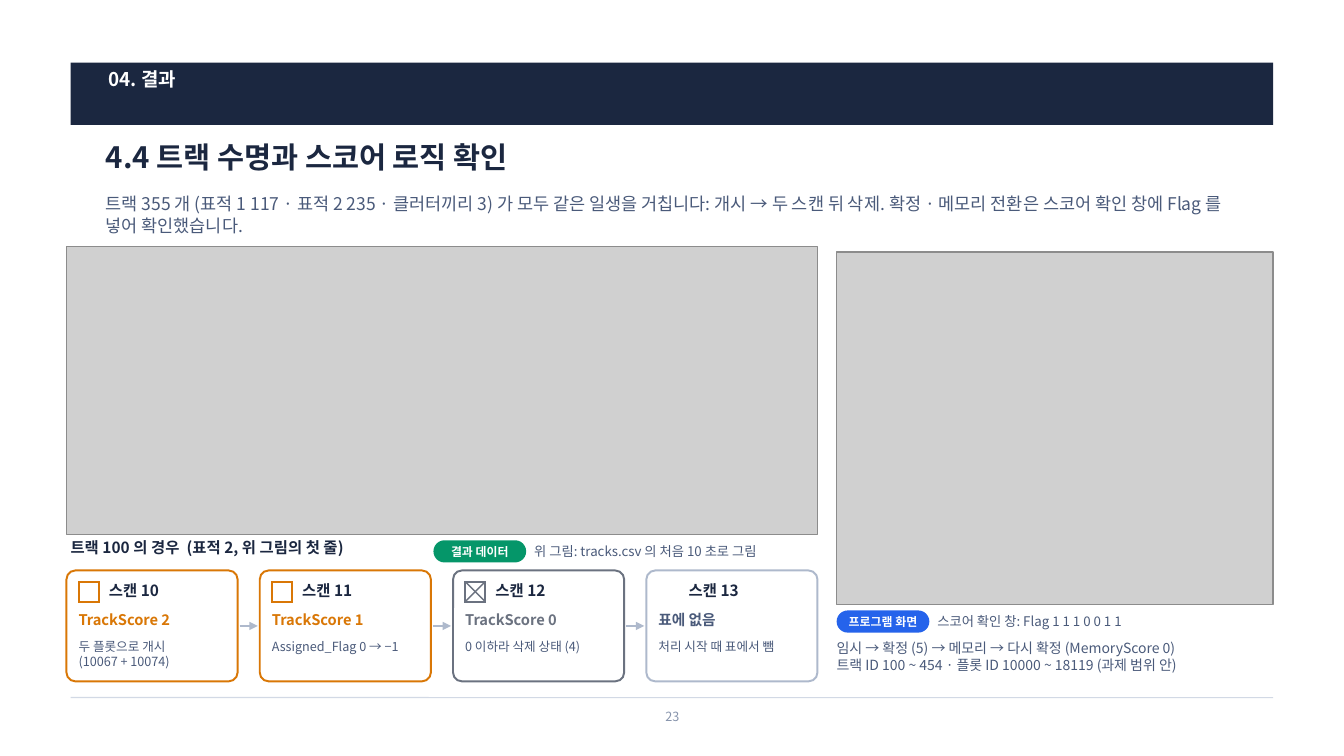
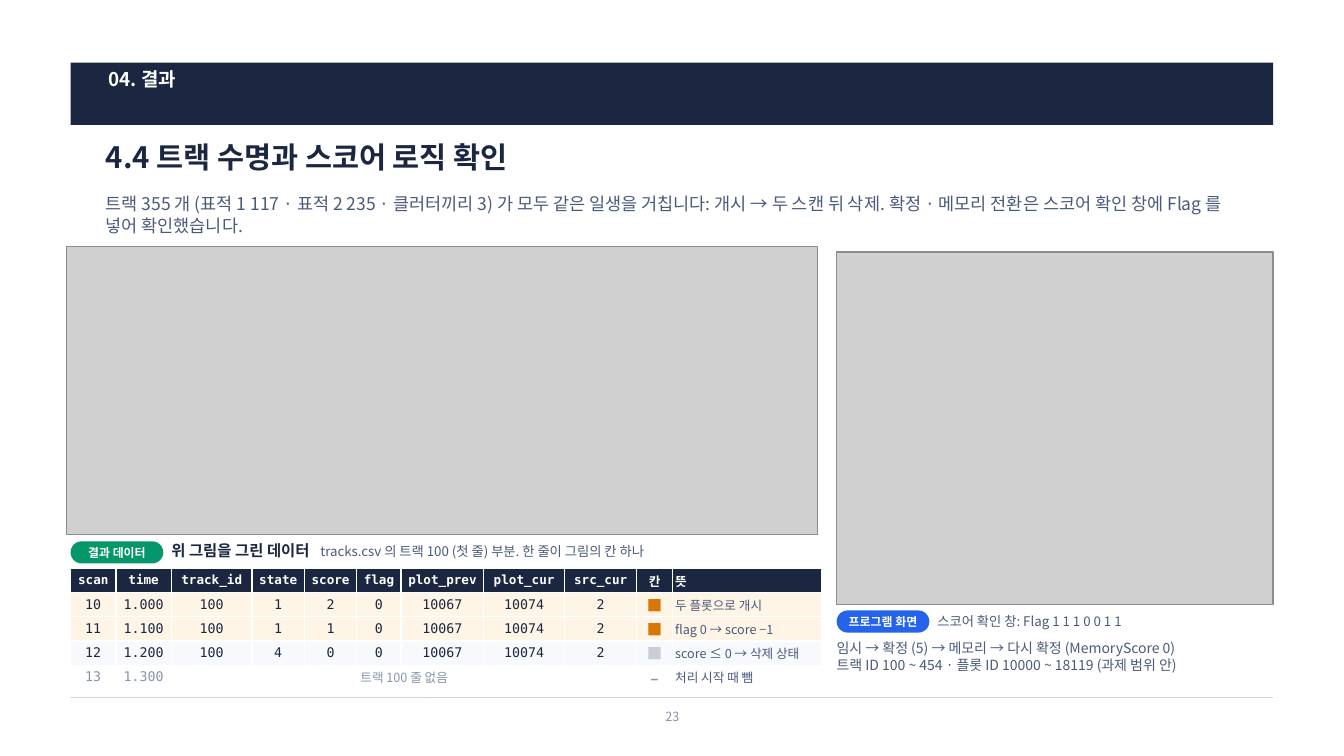
Before and after one commit to harley-hwan/radar-sw-study, a slide deck: slide 23 of Claude outputs/Chapter5_TrackInitMgmt.pptx. Drawn at 1344x756 pixels with LibreOffice and Linux fonts; fonts in the diff are those of the drawing; grey boxes stand for pictures. Boxes give left, top, right and bottom in pixels: in the first picture for what was removed or moved away, otherwise in the second. Text is boxed around its words. In the diff, an @@ line names an element or a change of style, - is before the commit and + after.

```diff
--- a/Claude outputs/Chapter5_TrackInitMgmt.pptx
+++ b/Claude outputs/Chapter5_TrackInitMgmt.pptx
@@ text "위 그림을 그린 데이터 tracks.csv ..." at box(171, 543, 644, 559): vertical alignment top to middle @@
@@ rounded rectangle "결과 데이터": place and size @@
-rounded rectangle "결과 데이터" at box(434, 540, 526, 563)
+rounded rectangle "결과 데이터" at box(71, 541, 163, 564)
@@ table added at box(71, 569, 822, 690), 5 rows, 11 columns @@
+scan | time | track_id | state | score | flag | plot_prev | plot_cur | src_cur | 칸 | 뜻
+10 | 1.000 | 100 | 1 | 2 | 0 | 10067 | 10074 | 2 | ■ | 두 플롯으로 개시
+11 | 1.100 | 100 | 1 | 1 | 0 | 10067 | 10074 | 2 | ■ | flag 0 → score −1
+12 | 1.200 | 100 | 4 | 0 | 0 | 10067 | 10074 | 2 | ■ | score ≤ 0 → 삭제 상태
+13 | 1.300 | 트랙 100 줄 없음 |  |  |  |  |  |  | – | 처리 시작 때 뺌
@@ text at box(171, 543, 644, 559): text changed; size 11 to 9.5 pt; text colour #1B2740 to #4A5A7A; bold off @@
-트랙 100 의 경우 (표적 2, 위 그림의 첫 줄)
+위 그림을 그린 데이터 tracks.csv 의 트랙 100 (첫 줄) 부분. 한 줄이 그림의 칸 하나
@@ text removed at box(534, 545, 756, 557) @@
-위 그림: tracks.csv 의 처음 10 초로 그림
@@ rounded rectangle removed at box(67, 571, 238, 682) @@
@@ rectangle removed at box(79, 582, 99, 602) @@
@@ text removed at box(109, 583, 159, 597) @@
-스캔 10
@@ rounded rectangle removed at box(260, 571, 432, 682) @@
@@ rectangle removed at box(272, 582, 292, 602) @@
@@ text removed at box(302, 583, 352, 597) @@
-스캔 11
@@ rounded rectangle removed at box(454, 571, 625, 682) @@
@@ rectangle removed at box(466, 582, 486, 602) @@
@@ line removed from (466, 582) to (486, 602) @@
@@ line removed from (466, 602) to (486, 582) @@
@@ text removed at box(495, 583, 545, 597) @@
-스캔 12
@@ rounded rectangle removed at box(646, 571, 818, 682) @@
@@ text removed at box(689, 583, 739, 597) @@
-스캔 13
@@ text removed at box(79, 613, 170, 625) @@
-TrackScore 2
@@ arrow removed from (240, 626) to (258, 626) @@
@@ text removed at box(272, 613, 364, 625) @@
-TrackScore 1
@@ arrow removed from (433, 626) to (451, 626) @@
@@ text removed at box(465, 613, 557, 625) @@
-TrackScore 0
@@ arrow removed from (626, 626) to (644, 626) @@
@@ text removed at box(658, 612, 716, 627) @@
-표에 없음
@@ text removed at box(79, 640, 169, 669) @@
-두 플롯으로 개시
-(10067 + 10074)
@@ text removed at box(272, 641, 399, 654) @@
-Assigned_Flag 0 → −1
@@ text removed at box(465, 640, 581, 654) @@
-0 이하라 삭제 상태 (4)
@@ text removed at box(658, 640, 775, 652) @@
-처리 시작 때 표에서 뺌
```
Also in this commit, not shown: 9 other files.
